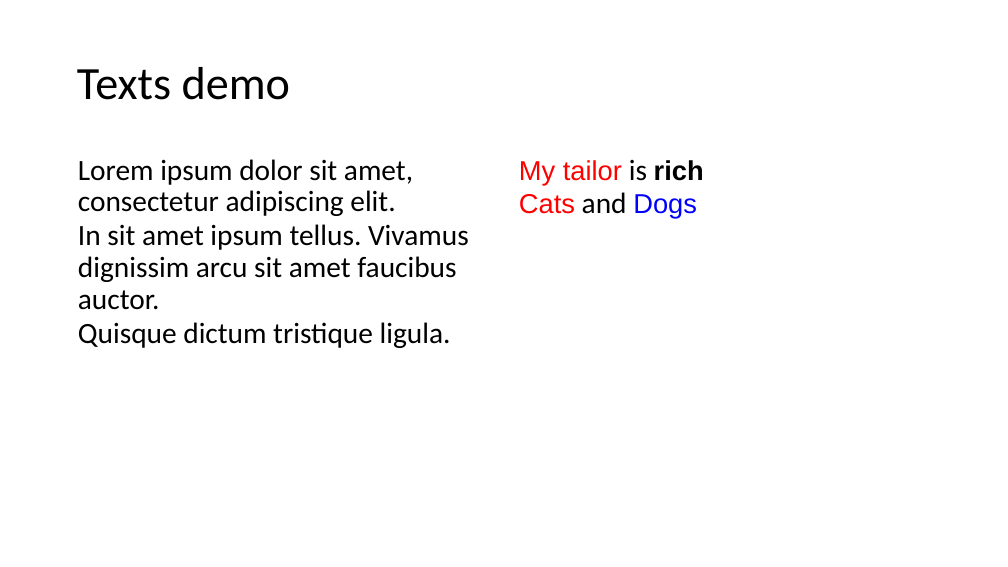
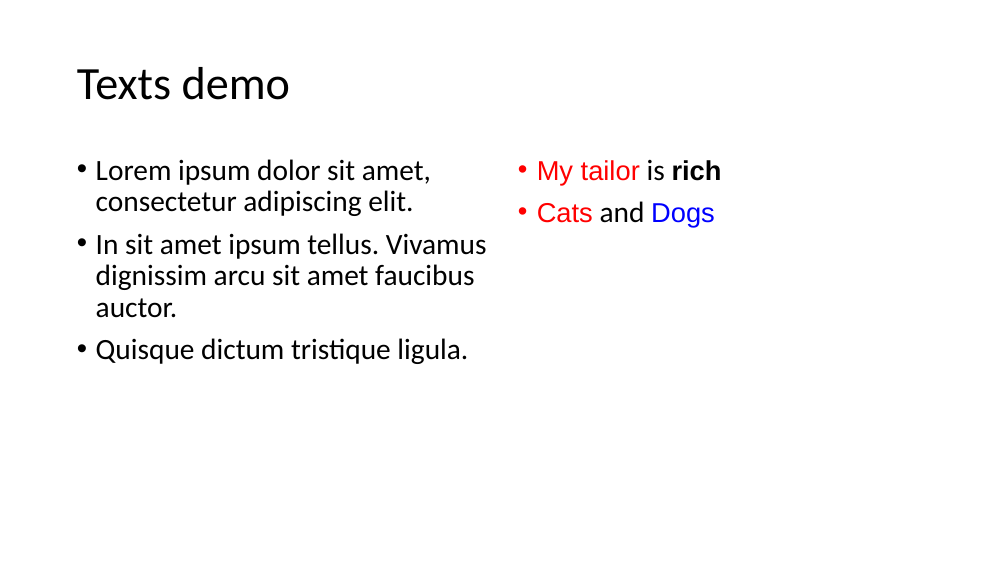
Before and after one commit to fredguinog/ReporteRs, a slide deck: slide 4 of examples/pp_long_demo.pptx. Drawn at 1008x567 pixels with LibreOffice and Linux fonts; fonts in the diff are those of the drawing. Boxes give left, top, right and bottom in pixels: in the first picture for what was removed or moved away, otherwise in the second. Text is boxed around its words. In the diff, an @@ line names an element or a change of style, - is before the commit and + after.

```diff
--- a/examples/pp_long_demo.pptx
+++ b/examples/pp_long_demo.pptx
@@ text "Lorem ipsum dolor sit amet, ..." at (96, 159, 487, 364): bullet none to •; more space between paragraphs @@
@@ text "My tailor is rich" at (537, 160, 722, 227): bullet none to •; more space between paragraphs @@
```
Also in this commit, not shown: 1 other slide changed, 37 other files.
